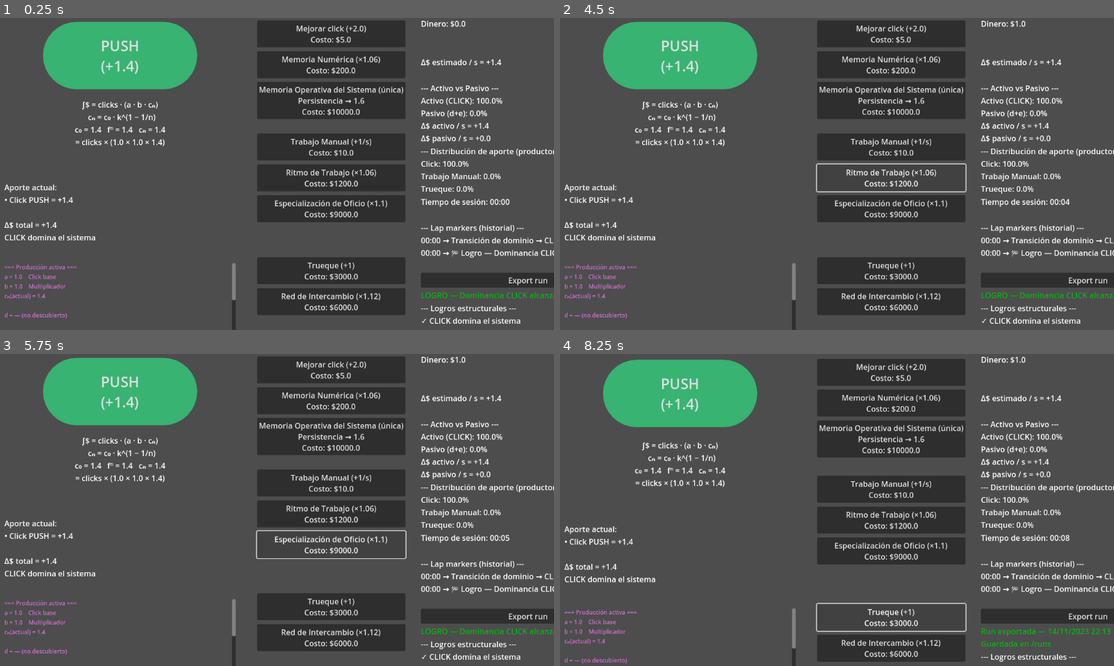
Above: before the commit, frames 1-4 (two rows, left to right).
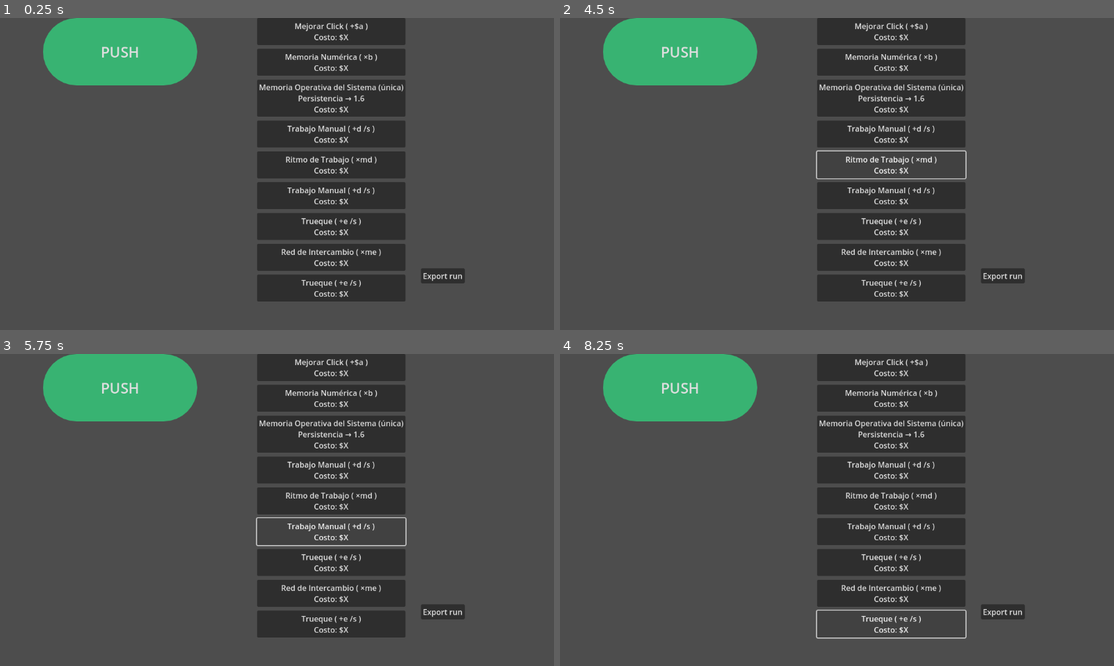
Above: after the commit, the same moments.

Repository: amurito/godot-idle-game
Game: Godot game, scene res://main.tscn
Same seed, same stepped clock (60 frames per second), same inputs: the game is played once before the commit and once after it.
Inputs (mouse positions are in pixels of both pictures, inside the frame that each line leads up to):
- Up to frame 1 (0.25 s): no input
- Up to frame 2 (4.5 s): click "PUSH (+1.4)" (after the commit: "PUSH") at 0.5 s; click "Mejorar click (+2.0) Costo: $…" (after the commit: "Mejorar Click ( +$a ) Costo: …") at 1.25 s; click "Memoria Numérica (×1.06) Cost…" (after the commit: "Memoria Numérica ( ×b ) Costo…") at 2 s; click "Memoria Operativa del Sistema…" at 2.75 s; click "Trabajo Manual (+1/s) Costo: …" (after the commit: "Trabajo Manual ( +d /s ) Cost…") at 3.5 s; click "Ritmo de Trabajo (×1.06) Cost…" (after the commit: "Ritmo de Trabajo ( ×md ) Cost…") at 4.25 s
- Up to frame 3 (5.75 s): click "Especialización de Oficio (×1…" (after the commit: "Trabajo Manual ( +d /s ) Cost…") at 5 s
- Up to frame 4 (8.25 s): click "Trueque (+1) Costo: $3000.0" (after the commit: "Trueque ( +e /s ) Costo: $X") at 5.75 s; click "Red de Intercambio (×1.12) Co…" (after the commit: "Red de Intercambio ( ×me ) Co…") at 6.5 s; click "Export run" at 7.25 s; click (892, 625) at 8 s, where only the run after the commit has a clickable "Trueque ( +e /s ) Costo: $X"

The runs differ from the first frame. In frame 1, 17% of the frame differs, in the area x 0-100%, y 0-100%; in frame 2, 16%; in frame 3, 16%; in frame 4, 19%.
Error after the commit: Parse Error: Identifier "cognitive_mu_label" not declared in the current scope. (res://main.gd:767)

Commit message:
Capital Cognitivo: integración HUD + μ en sistema

Diff:
--- a/main.gd
+++ b/main.gd
@@ -66,6 +66,14 @@
 var structural_upgrades: int = 1
 const K_PERSISTENCE := 1.25
 
+# === CAPITAL COGNITIVO (μ) === v0.7
+var cognitive_level := 0
+var cognitive_mu := 1.0
+
+const COGNITIVE_STEP_COST := 12000.0
+const COGNITIVE_COST_SCALE := 1.6
+const COGNITIVE_MULTIPLIER := 0.05
+
 
 # =============== SESIÓN / LAB MODE ===================
 
@@ -76,7 +84,6 @@
 var last_dominance := ""
 
 const RUN_EXPORT_PATH := "C:/Users/nicol/Desktop/idle/runs"
-
 
 
 # ========== DESBLOQUEO PROGRESIVO DE FÓRMULA =========
@@ -86,7 +93,7 @@
 var unlocked_e := false
 var unlocked_me := false
 
-const CLICK_RATE := 1.0   # clicks / s estimado humano
+const CLICK_RATE := 1.0 # clicks / s estimado humano
 
 # === VERSION INFO ===
 const VERSION := "0.6.3"
@@ -112,7 +119,7 @@
 @onready var export_run_button = $UIRootContainer/RightPanel/ExportRunButton
 #PANEL — PRODUCCIÓN / MODELO
 @onready var big_click_button = $UIRootContainer/LeftPanel/CenterPanel/BigClickButton
-@onready var formula_label   = $UIRootContainer/LeftPanel/CenterPanel/FormulaLabel
+@onready var formula_label = $UIRootContainer/LeftPanel/CenterPanel/FormulaLabel
 @onready var marginal_label = $UIRootContainer/LeftPanel/CenterPanel/MarginalLabel
 # HUD científico (scroll)
 @onready var click_stats_label = $UIRootContainer/LeftPanel/CenterPanel/ClickStatsScroll/ClickStatsLabel
@@ -128,13 +135,13 @@
 @onready var upgrade_trueque_button = $UIRootContainer/ProductionPanel/TruequePanel/UpgradeTruequeButton
 @onready var upgrade_trueque_network_button = $UIRootContainer/ProductionPanel/TruequePanel/UpgradeTruequeNetworkButton
 
-@onready var sys_delta_label = 	$UIRootContainer/RightPanel/SystemDeltaLabel
+@onready var sys_delta_label = $UIRootContainer/RightPanel/SystemDeltaLabel
 
 @onready var sys_breakdown_label = $UIRootContainer/RightPanel/SystemBreakdownLabel
 
-@onready var sys_active_passive_label =	$UIRootContainer/RightPanel/SystemActivePassiveLabel
-
-@onready var session_time_label =	$UIRootContainer/RightPanel/SessionTimeLabel
+@onready var sys_active_passive_label = $UIRootContainer/RightPanel/SystemActivePassiveLabel
+
+@onready var session_time_label = $UIRootContainer/RightPanel/SessionTimeLabel
 
 @onready var lap_markers_label = $UIRootContainer/RightPanel/LapMarkersLabel
 
@@ -142,14 +149,14 @@
 
 @onready var system_achievements_label = $UIRootContainer/RightPanel/SystemAchievementsLabel
 
-
+@onready var upgrade_cognitive_button = $UIRootContainer/ProductionPanel/CapitalProductivoPanel/UpgradeCognitiveButton
 
 # =====================================================
 #  CAPA 1 — MODELO ECONÓMICO
 # =====================================================
 
 func get_click_power() -> float:
-	return click_value * click_multiplier * persistence_dynamic
+	return click_value * click_multiplier * persistence_dynamic * get_cognitive_mu()
 
 func get_auto_income_effective() -> float:
 	return income_per_second * auto_multiplier * manual_specialization
@@ -160,12 +167,12 @@
 func get_trueque_income_effective() -> float:
 	return get_trueque_raw() * trueque_network_multiplier
 
+
 func get_passive_total() -> float:
 	return get_auto_income_effective() + get_trueque_income_effective()
 
 func get_delta_total() -> float:
 	return get_click_power() + get_passive_total()
-
 
 
 # =====================================================
@@ -215,12 +222,9 @@
 	}
 
 
-
 # =====================================================
 #  CAPA 3 — fⁿ (OBSERVACIONAL) v0.6.2
 # =====================================================
-
-
 
 
 func get_n_log() -> float:
@@ -264,6 +268,11 @@
 
 	var n := float(structural_upgrades)
 	return persistence_base * pow(K_PERSISTENCE, (1.0 - 1.0 / n))
+
+func get_cognitive_mu() -> float:
+	cognitive_mu = 1.0 + log(1.0 + cognitive_level) * COGNITIVE_MULTIPLIER
+	return snapped(cognitive_mu, 0.01)
+
 
 # =====================================================
 #  MODELO ESTRUCTURAL — v0.6.4
@@ -320,6 +329,19 @@
 func update_structural_hud_model_block() -> Dictionary:
 	return compute_structural_model()
 
+# CAPITAL COGNITIVO
+func _on_UpgradeCognitiveButton_pressed() -> void:
+	if money < COGNITIVE_STEP_COST:
+		return
+
+	money -= COGNITIVE_STEP_COST
+	cognitive_level += 1
+
+	add_lap("Upgrade estructural → Capital Cognitivo (μ ↑ nivel " + str(cognitive_level) + ")")
+	structural_upgrades += 1
+
+	update_ui()
+
 # =====================================================
 #  LAP MARKERS
 # =====================================================
@@ -331,7 +353,8 @@
 		"click": snapped(get_click_power(), 0.01),
 		"activo_ps": snapped(get_click_power() * CLICK_RATE, 0.01),
 		"pasivo_ps": snapped(get_passive_total(), 0.01),
-		"dominante": get_dominant_term()
+		"dominante": get_dominant_term(),
+		"mu": get_cognitive_mu()
 	})
 
 
@@ -353,7 +376,6 @@
 	]
 # LEGACY — snapshot analítico (no usado en v0.6 export)
 func build_run_snapshot() -> Dictionary:
-
 	var ap := get_active_passive_breakdown()
 	var c := get_contribution_breakdown()
 
@@ -394,7 +416,7 @@
 		"formula_eval": build_formula_values(),
 
 		"laps": lap_events,
-		"build": { "version": VERSION,  "codename": CODENAME,  "channel": BUILD_CHANNEL},
+		"build": {"version": VERSION, "codename": CODENAME, "channel": BUILD_CHANNEL},
 	}
 func get_build_string() -> String:
 	return "v%s — %s (%s)" % [VERSION, CODENAME, BUILD_CHANNEL]
@@ -402,10 +424,6 @@
 
 func ensure_export_dir() -> void:
 	DirAccess.make_dir_recursive_absolute(RUN_EXPORT_PATH)
-
-
-
-
 
 
 func _get_timestamp_meta() -> Dictionary:
@@ -505,7 +523,7 @@
 	DisplayServer.clipboard_set(_build_clipboard_text(meta))
 
 	# === Feedback in-game ===
-	system_message_label.text = "Run exportada — %s %s\nGuardada en /runs" % [meta.fecha_humana,meta.hora_humana]
+	system_message_label.text = "Run exportada — %s %s\nGuardada en /runs" % [meta.fecha_humana, meta.hora_humana]
 
 	print("EXPORT OK →", json_path)
 
@@ -514,7 +532,7 @@
 # =====================================================
 
 func build_formula_text() -> String:
-	var t := "∫$ = clicks · (a · b · cₙ)"
+	var t := "∫$ = clicks · (a · b · cₙ · μ)"
 
 	if unlocked_d:
 		t += "  +  d · md"
@@ -525,6 +543,7 @@
 		t += "  +  e · me"
 
 	t += "\n  cₙ = c₀ · k^(1 − 1/n)"
+	t += "\n  μ = 1 + log(1 + nivel cognitivo) · 0.05"
 
 	return t
 
@@ -532,13 +551,12 @@
 func build_formula_values() -> String:
 	var c0: float = snapped(persistence_base, 0.01)
 	var fn: float = snapped(get_persistence_target(), 0.01)
-	var cn: float = snapped(persistence_dynamic, 0.01)
+	var cn: float = snapped(persistence_dynamic * get_cognitive_mu(), 0.01)
 
 	var t := "c₀ = %s   fⁿ = %s   cₙ = %s\n" % [c0, fn, cn]
-	t += "= clicks × (%s × %s × %s)" % [
-		snapped(click_value, 0.01),
-		snapped(click_multiplier, 0.01),
-		cn
+	t += "μ = %s   nivel = %d\n" % [snapped(cognitive_mu, 0.01), cognitive_level]
+	t += "= clicks × (%s × %s × %s × μ=%s)" % [snapped(click_value, 0.01), snapped(click_multiplier, 0.01), cn,
+	snapped(cognitive_mu, 0.01)
 	]
 
 	if unlocked_d:
@@ -555,7 +573,6 @@
 		]
 
 	return t
-
 
 
 func build_marginal_contribution() -> String:
@@ -581,7 +598,7 @@
 		var d := get_dominant_term()
 		if d == "CLICK domina el sistema":
 			unlocked_click_dominance = true
-			add_lap("🏁 Logro — Dominancia CLICK alcanzada"	)
+			add_lap("🏁 Logro — Dominancia CLICK alcanzada")
 			show_system_toast("LOGRO — Dominancia CLICK alcanzada")
 	# Δ$ 100 / s
 	if not unlocked_delta_100:
@@ -601,7 +618,6 @@
 	system_achievements_label.text = t
 
 
-
 # =====================================================
 #  CICLO DE VIDA
 # =====================================================
@@ -616,12 +632,10 @@
 	update_ui()
 
 
-
 func format_time(t: float) -> String:
 	var m = float(int(t)) / 60
 	var s = int(t) % 60
 	return "%02d:%02d" % [m, s]
-
 
 
 # =====================================================
@@ -634,7 +648,6 @@
 	await get_tree().create_timer(0.05).timeout
 	big_click_button.scale = Vector2(1, 1)
 	update_ui()
-
 
 
 # CLICK
@@ -677,7 +690,6 @@
 		persistence_dynamic = persistence_base
 
 	update_ui()
-
 
 
 # AUTO (d + md)
@@ -738,7 +750,6 @@
 	update_ui()
 
 
-
 # =====================================================
 #  UI — SOLO LEE RESULTADOS (v0.6.3 — HUD científico)
 # =====================================================
@@ -752,9 +763,12 @@
 
 	money_label.text = "Dinero: $" + str(round(money))
 	big_click_button.text = "PUSH\n(+" + str(snapped(get_click_power(), 0.01)) + ")"
+	system_achievements_label.text = "μ (Capital Cognitivo) = " + str(get_cognitive_mu()) + "\n" + "Nivel cognitivo = " + str(cognitive_level)
+	cognitive_mu_label.text = "μ (Capital Cognitivo) = " + str(snapped(cognitive_mu, 0.01)) + "\n" + "Nivel cognitivo = " + str(cognitive_level)
 
 	formula_label.text = build_formula_text() + "\n" + build_formula_values()
 	marginal_label.text = build_marginal_contribution()
+
 
 	update_click_stats_panel()
 
@@ -847,23 +861,23 @@
 
 	# === BOTONES CLICK ===
 
-	upgrade_click_button.text =  "Mejorar click (+%s)\nCosto: $%s" % [str(snapped(click_value + 1, 0.01)),str(round(click_upgrade_cost))]
-
-	upgrade_click_multiplier_button.text =  "Memoria Numérica (×1.06)\nCosto: $%s" % [str(round(click_multiplier_upgrade_cost))]
-
-	persistence_upgrade_button.text = "Memoria Operativa del Sistema (única)\nPersistencia → %s\nCosto: %s" % [ str(PERSISTENCE_NEW_VALUE),("—" if persistence_upgrade_unlocked else "$" + str(round(persistence_upgrade_cost)))
+	upgrade_click_button.text = "Mejorar click (+%s)\nCosto: $%s" % [str(snapped(click_value + 1, 0.01)), str(round(click_upgrade_cost))]
+
+	upgrade_click_multiplier_button.text = "Memoria Numérica (×1.06)\nCosto: $%s" % [str(round(click_multiplier_upgrade_cost))]
+
+	persistence_upgrade_button.text = "Memoria Operativa del Sistema (única)\nPersistencia → %s\nCosto: %s" % [str(PERSISTENCE_NEW_VALUE), ("—" if persistence_upgrade_unlocked else "$" + str(round(persistence_upgrade_cost)))
 	]
 
 	# === BOTONES AUTO (d + md) ===
 	upgrade_auto_button.text = "Trabajo Manual (+1/s)\nCosto: $%s" % [str(round(auto_upgrade_cost))]
 
-	upgrade_auto_multiplier_button.text = "Ritmo de Trabajo (×%s)\nCosto: $%s" %[str(snapped(AUTO_MULTIPLIER_GAIN, 0.01)),str(round(auto_multiplier_upgrade_cost))]
+	upgrade_auto_multiplier_button.text = "Ritmo de Trabajo (×%s)\nCosto: $%s" % [str(snapped(AUTO_MULTIPLIER_GAIN, 0.01)), str(round(auto_multiplier_upgrade_cost))]
 
 	# === BOTONES ESPECIALIZACIÓN ===
-	specialization_button.text = "Especialización de Oficio (×%s)\nCosto: $%s" % [str(snapped(SPECIALIZATION_GAIN, 0.01)),str(round(specialization_cost))]
+	specialization_button.text = "Especialización de Oficio (×%s)\nCosto: $%s" % [str(snapped(SPECIALIZATION_GAIN, 0.01)), str(round(specialization_cost))]
 
 	# === BOTONES TRUEQUE (e + me) ===
 
 	upgrade_trueque_button.text = "Trueque (+1)\nCosto: $%s" % [str(round(trueque_cost))]
 
-	upgrade_trueque_network_button.text = "Red de Intercambio (×%s)\nCosto: $%s" % [str(snapped(TRUEQUE_NETWORK_GAIN, 0.01)),str(round(trueque_network_upgrade_cost))]
+	upgrade_trueque_network_button.text = "Red de Intercambio (×%s)\nCosto: $%s" % [str(snapped(TRUEQUE_NETWORK_GAIN, 0.01)), str(round(trueque_network_upgrade_cost))]
--- a/main.tscn
+++ b/main.tscn
@@ -160,6 +160,19 @@
 custom_minimum_size = Vector2(0, 56)
 layout_mode = 2
 text = "Red de Intercambio ( ×me )
+Costo: $X
+"
+
+[node name="CapitalProductivoPanel" type="VBoxContainer" parent="UIRootContainer/ProductionPanel"]
+custom_minimum_size = Vector2(0, 72)
+layout_mode = 2
+size_flags_vertical = 6
+theme_override_constants/separation = 8
+
+[node name="UpgradeCognitiveButton" type="Button" parent="UIRootContainer/ProductionPanel/CapitalProductivoPanel"]
+custom_minimum_size = Vector2(0, 56)
+layout_mode = 2
+text = "Trueque ( +e /s )
 Costo: $X
 "
 
@@ -226,4 +239,5 @@
 [connection signal="pressed" from="UIRootContainer/ProductionPanel/AutoPanel/UpgradeSpecializationButton" to="." method="_on_UpgradeSpecializationButton_pressed"]
 [connection signal="pressed" from="UIRootContainer/ProductionPanel/TruequePanel/UpgradeTruequeButton" to="." method="_on_UpgradeTruequeButton_pressed"]
 [connection signal="pressed" from="UIRootContainer/ProductionPanel/TruequePanel/UpgradeTruequeNetworkButton" to="." method="_on_UpgradeTruequeNetworkButton_pressed"]
+[connection signal="pressed" from="UIRootContainer/ProductionPanel/CapitalProductivoPanel/UpgradeCognitiveButton" to="." method="_on_UpgradeCognitiveButton_pressed"]
 [connection signal="pressed" from="UIRootContainer/RightPanel/ExportRunButton" to="." method="_on_ExportRunButton_pressed"]
Not shown, added: runs/run_04-01-2026_23-03.csv.import
